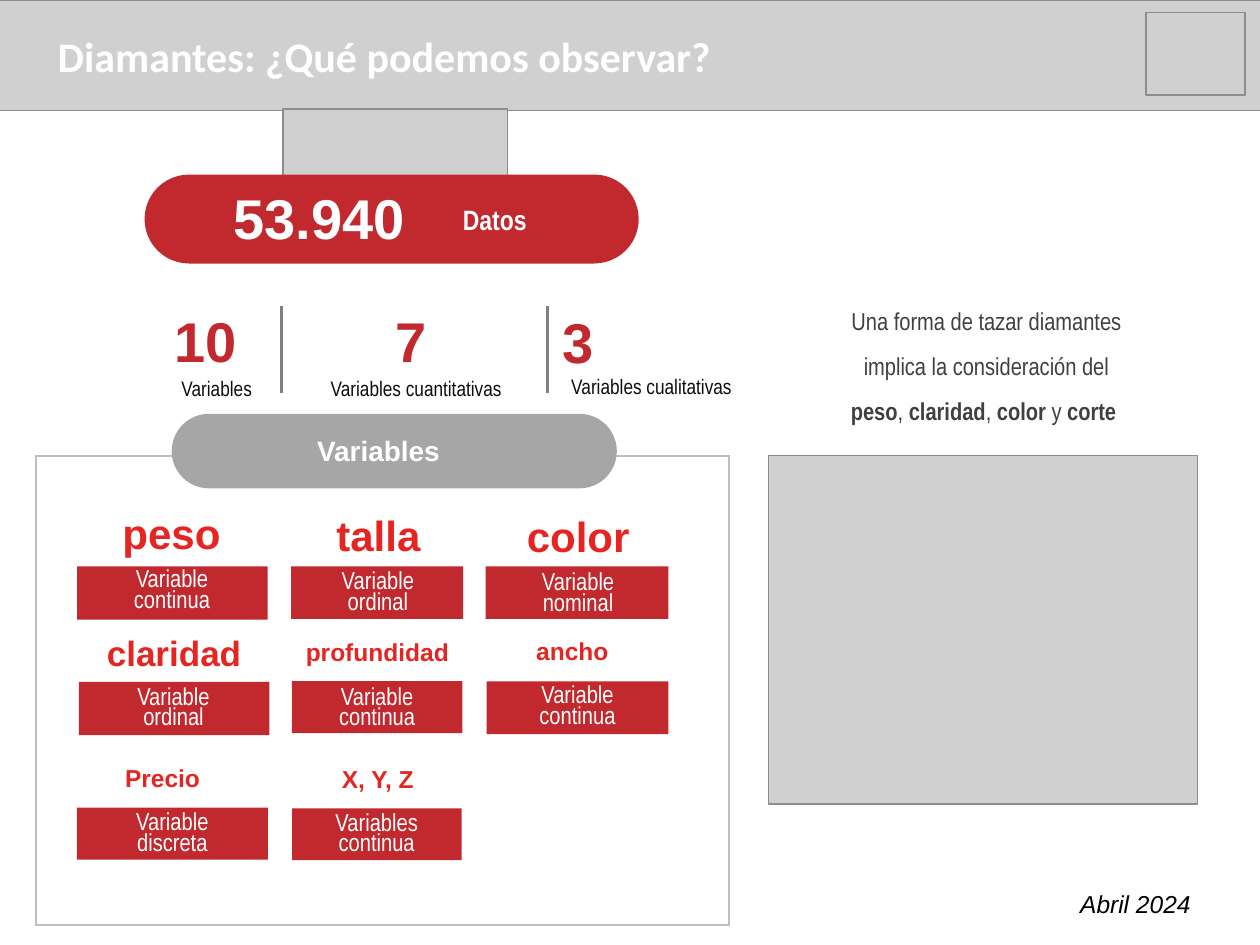
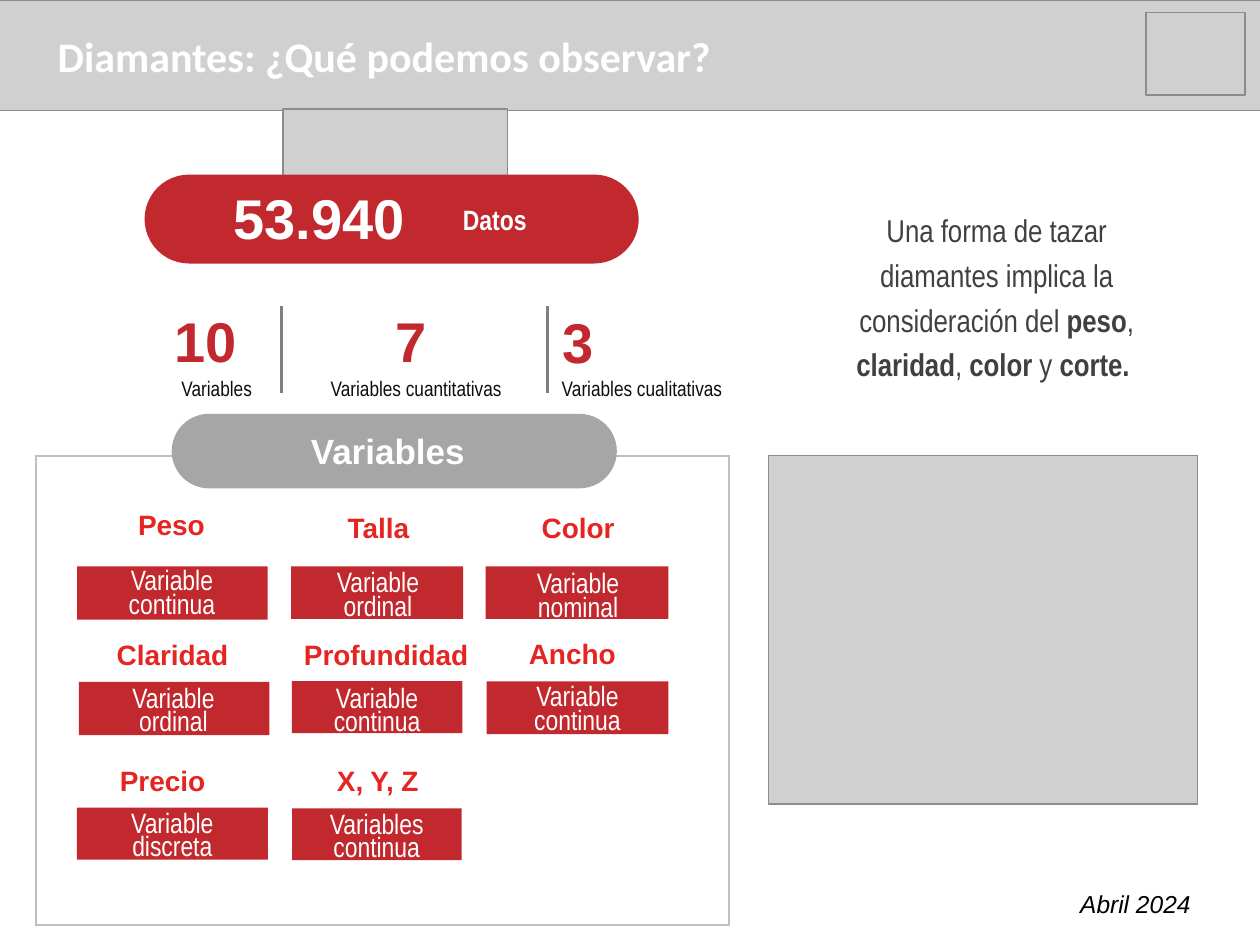
Before and after one commit to IgnGGA/grupo9, a slide deck: slide 4 of presentacionMineriaDeDatos.pptx. Drawn at 1260x945 pixels with LibreOffice and Linux fonts; fonts in the diff are those of the drawing; grey boxes stand for pictures. Boxes give left, top, right and bottom in pixels: in the first picture for what was removed or moved away, otherwise in the second. Text is boxed around its words. In the diff, an @@ line names an element or a change of style, - is before the commit and + after.

```diff
--- a/presentacionMineriaDeDatos.pptx
+++ b/presentacionMineriaDeDatos.pptx
@@ text at [856,219,1134,383]: text changed; size 14 to 18 pt @@
-Una forma de tazar diamantes implica la consideración del peso, claridad, color y corte
+Una forma de tazar diamantes implica la consideración del peso, claridad, color y corte.
@@ text "Variables cualitativas": place and size @@
-text "Variables cualitativas" at [571,378,731,395]
+text "Variables cualitativas" at [562,380,722,397]
@@ text "Variables" at [311,439,465,464]: size 16 to 20 pt; vertical alignment top to middle @@
@@ text at [138,515,205,536]: text changed; size 24 to 16 pt @@
-peso
+Peso
@@ text at [348,517,410,539]: text changed; size 24 to 16 pt @@
-talla
+Talla
@@ text at [542,517,615,539]: text changed; size 24 to 16 pt @@
-color
+Color
@@ text at [117,644,229,666]: text changed; size 20 to 16 pt @@
-claridad
+Claridad
@@ vertical alignment top to middle in 6 elements at [529,643,616,665], [117,644,229,666], [138,515,205,536], [542,517,615,539], [348,517,410,539], [304,644,468,666] @@
@@ text at [304,644,468,666]: text changed; size 14 to 16 pt @@
-profundidad
+Profundidad
@@ text at [529,643,616,665]: text changed; size 14 to 16 pt @@
-ancho
+Ancho
@@ size 14 to 16 pt; vertical alignment top to middle in 10 elements at [120,770,205,792], [337,771,418,796], [129,569,215,615], [131,812,213,862], [132,687,214,737], [537,572,619,623], [534,685,620,736], [337,571,419,621], [334,687,420,737], [330,813,424,863] @@
```
Also in this commit, not shown: 6 other slides changed, 8 slides added, 10 other files.
